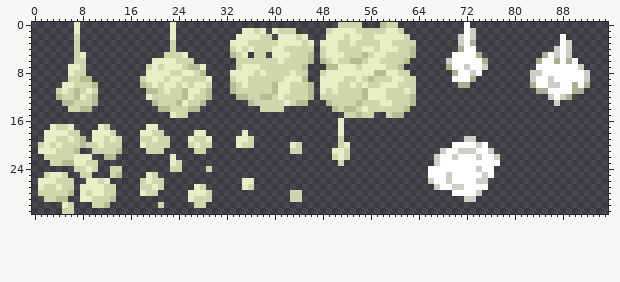
Two versions of one sprite sheet, assets/gnat/spritesheets/boss_particle.png. That is the earlier state.
The file is 96x32 pixels.
The result:
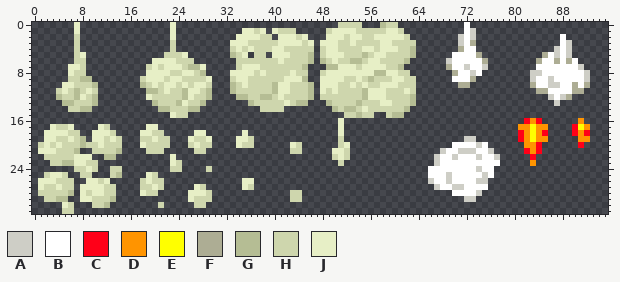
Palette (. is transparent): A #cecec6  B #ffffff  C #ff0018  D #ff9400  E #ffff00  F #adad94  G #b5bd94  H #ced6ad  J #e7efc6
Commit: pretty much all of the boss behavior
Diff:
{"y":16,"x":82,"old":"...","new":"CDC"}
{"y":16,"x":91,"old":".","new":"D"}
{"y":17,"x":81,"old":".....","new":"DDEDD"}
{"y":17,"x":90,"old":"...","new":"CED"}
{"y":18,"x":81,"old":".....","new":"CDEDC"}
{"y":18,"x":90,"old":"...","new":"CDC"}
{"y":19,"x":81,"old":".....","new":"CDEDD"}
{"y":19,"x":91,"old":"..","new":"DD"}
{"y":20,"x":82,"old":"...","new":"DDC"}
{"y":20,"x":91,"old":".","new":"C"}
{"y":21,"x":82,"old":"...","new":"CDC"}
{"y":22,"x":83,"old":".","new":"C"}
{"y":23,"x":83,"old":".","new":"D"}
{"label":"added","picture_box":[518,118,548,166]}
{"label":"added","picture_box":[572,118,590,148]}
